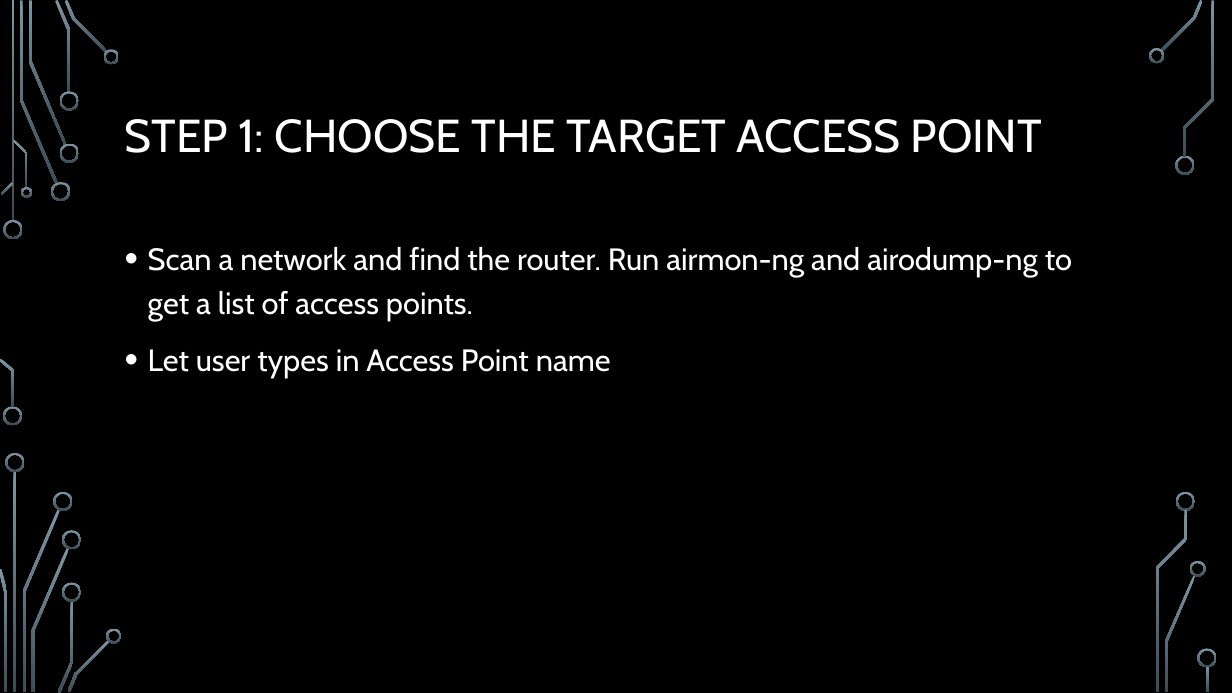
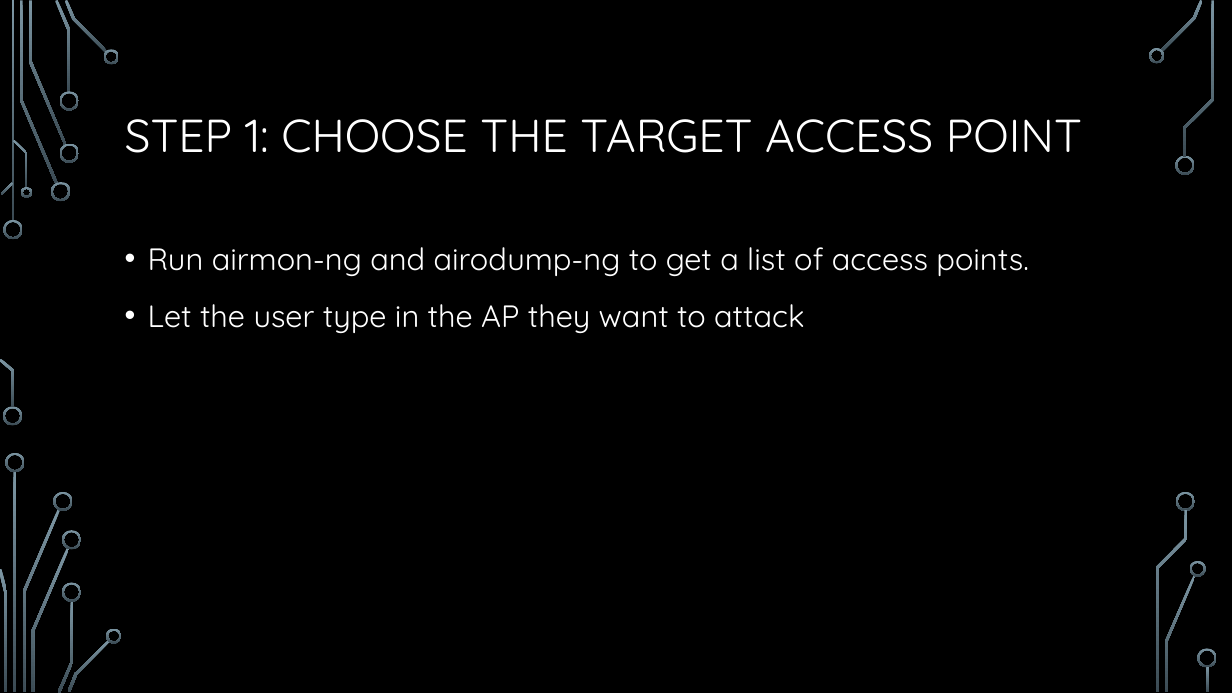
Before and after one commit to jessethd/EthicalHackingFinal, a slide deck: slide 6 of Presentation.pptx. Drawn at 1232x693 pixels with LibreOffice and Linux fonts; fonts in the diff are those of the drawing; background and template pictures are left out. Boxes give left, top, right and bottom in pixels: in the first picture for what was removed or moved away, otherwise in the second. Text is boxed around its words. In the diff, an @@ line names an element or a change of style, - is before the commit and + after.

```diff
--- a/Presentation.pptx
+++ b/Presentation.pptx
@@ title "STEP 1: CHOOSE THE TARGET ..." at (x1=125, y1=119, x2=1082, y2=153): font Cabin to Quicksand @@
@@ text at (x1=148, y1=247, x2=1028, y2=333): text changed; font Cabin to Quicksand @@
-• Scan a network and find the router. Run airmon-ng and airodump-ng to get a list of access points.
-• Let user types in Access Point name
+• Run airmon-ng and airodump-ng to get a list of access points.
+• Let the user type in the AP they want to attack
```
Also in this commit, not shown: 11 other slides changed.
